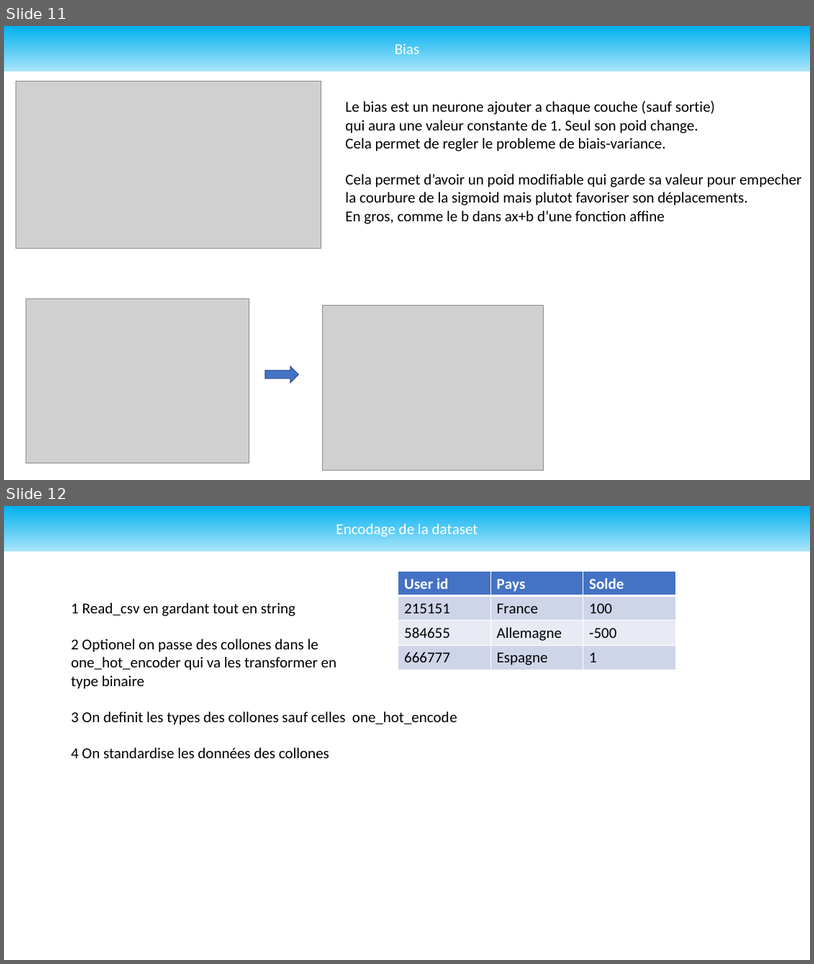
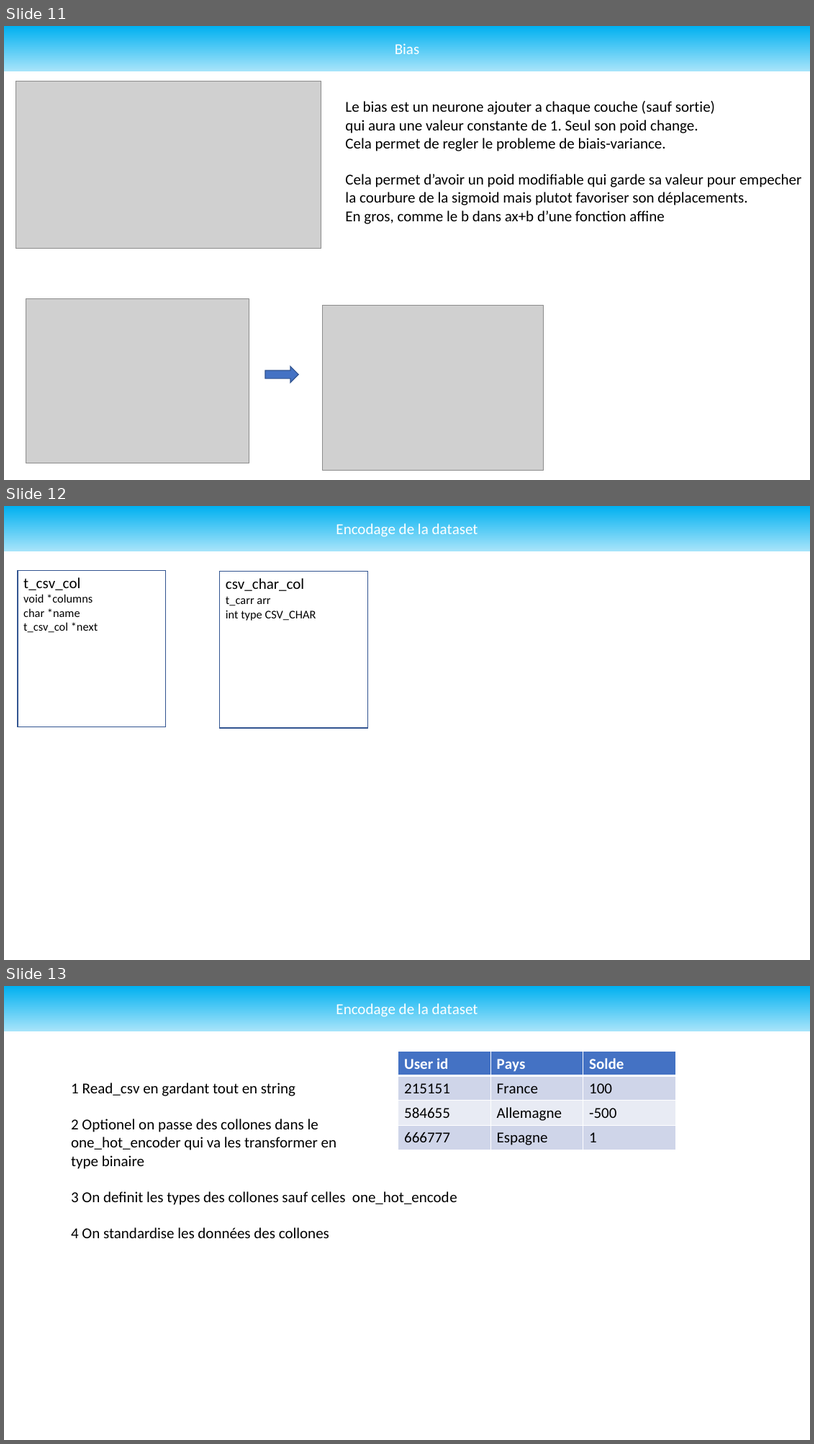
Before and after one commit to Undefined-Team/ProtoDeep-old, a slide deck: Docs/Draft/Draft_Struct.pptx. Shown one above the other, each under a label of ours: slides 11 and 12 before the commit, slides 11, 12 and 13 after it. The pictures are 814x964 and 814x1444 pixels, drawn with LibreOffice and Linux fonts; fonts in the diff are those of the drawing; grey boxes stand for pictures. Boxes give left, top, right and bottom in pixels: in the first picture for what was removed or moved away, otherwise in the second. Text is boxed around its words. In the diff, an @@ line names an element or a change of style, - is before the commit and + after.

```diff
--- a/Docs/Draft/Draft_Struct.pptx
+++ b/Docs/Draft/Draft_Struct.pptx
@@ slide 12 added at (4,506,810,960), background #FFFFFF @@
@@ rectangle added at (4,506,810,551), fill gradient #00B0F0 to #A6E4FA, 18 pt, text #FFFFFF @@
+Encodage de la dataset
@@ rectangle added at (18,570,166,727), outline #325491 1 pt, 14 pt, text #000000 @@
+t_csv_col
+void *columns
+char *name
+t_csv_col *next
@@ rectangle added at (220,572,368,728), outline #325491 1 pt, 14 pt, text #000000 @@
+csv_char_col
+t_carr arr
+int type CSV_CHAR
@@ what was slide 12 is now slide 13 @@
```
Also in this commit, not shown: 3 other files.
